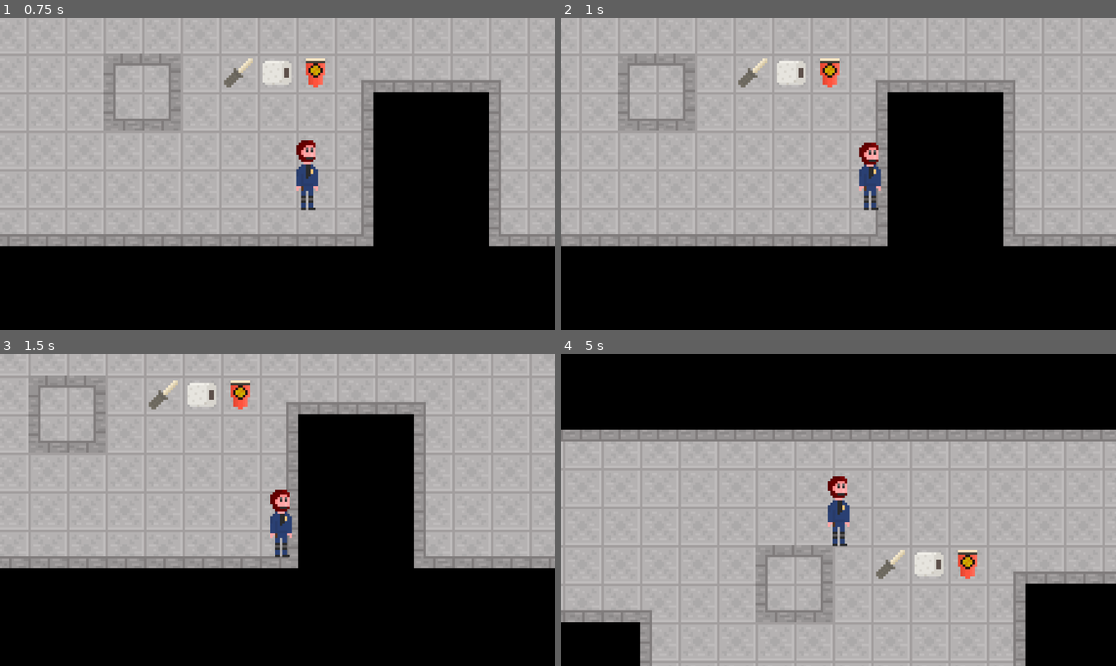
Above: before the commit, frames 1-4 (two rows, left to right).
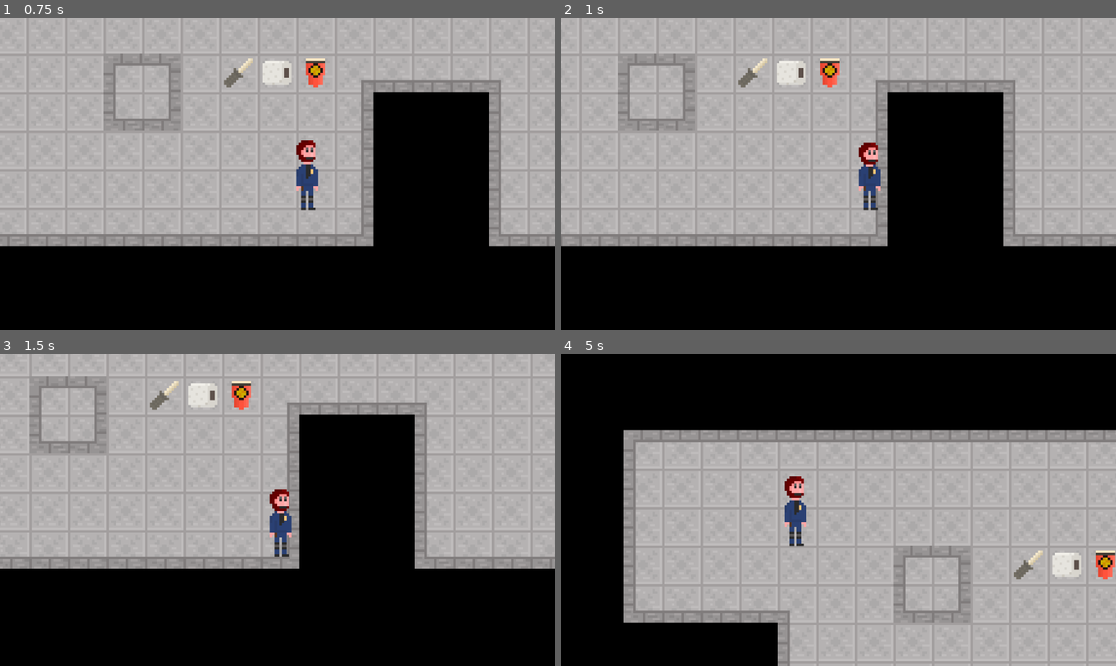
Above: after the commit, the same moments.

Repository: Bobbybear007/WinterGameJam2024
Game: Godot game, scene res://Scenes/Game/Game.tscn
Two runs of this game, one before a commit and one after it. Both use one fixed random seed, a clock stepped at 60 frames per second and the inputs below.
Inputs:
- Up to frame 1 (0.75 s): tap Enter at 0.5 s; hold D (Right) from 0.53 s (still down)
- Up to frame 2 (1 s): keep holding D (Right)
- Up to frame 3 (1.5 s): release D (Right) at 1.28 s; hold S (Down) from 1.28 s (still down)
- Up to frame 4 (5 s): release S (Down) at 2.03 s; hold D (Right) 2.03-2.78 s; hold W (Up) 2.78-3.53 s; hold A (Left) from 3.53 s (still down)

Frame 1 is identical in both runs. In frame 2, 0.1% of the frame differs, in the area x 53-58%, y 39-62%; in frame 3, 2.5%; in frame 4, 24%, in the area x 0-100%, y 24-100%.

Commit message:
Update Player.tscn

Diff:
--- a/new-game-project/Scenes/Objects/Player.tscn
+++ b/new-game-project/Scenes/Objects/Player.tscn
@@ -121,8 +121,9 @@
 "speed": 5.0
 }]
 
-[sub_resource type="RectangleShape2D" id="RectangleShape2D_6rkqa"]
-size = Vector2(5, 27)
+[sub_resource type="CapsuleShape2D" id="CapsuleShape2D_0g2ll"]
+radius = 2.75
+height = 28.0
 
 [node name="Player" type="CharacterBody2D"]
 script = ExtResource("1_jh7m0")
@@ -149,5 +150,5 @@
 autoplay = "jacket_idle"
 
 [node name="CollisionShape2D" type="CollisionShape2D" parent="."]
-position = Vector2(0.375, 1.25)
-shape = SubResource("RectangleShape2D_6rkqa")
+position = Vector2(0.375, 1)
+shape = SubResource("CapsuleShape2D_0g2ll")
